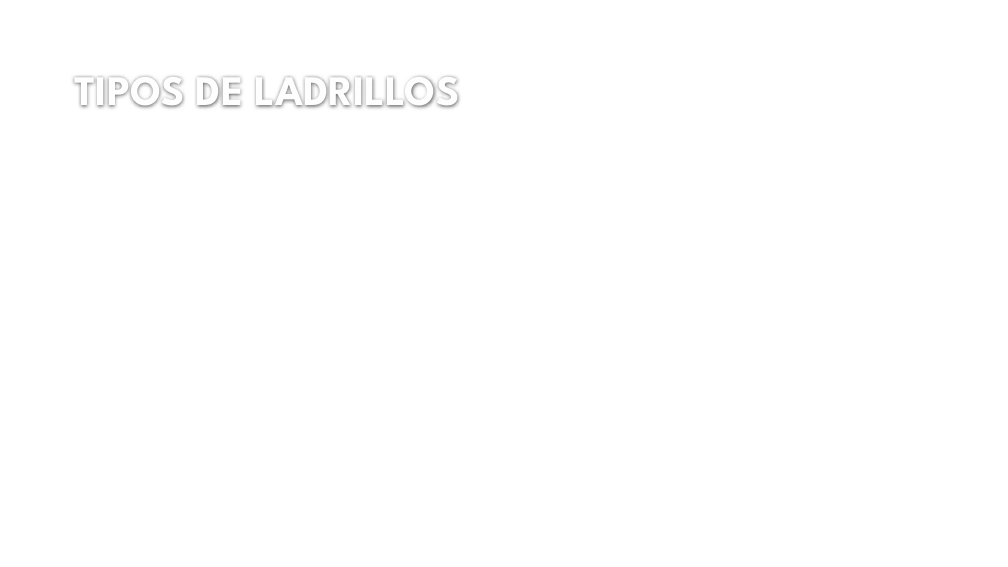
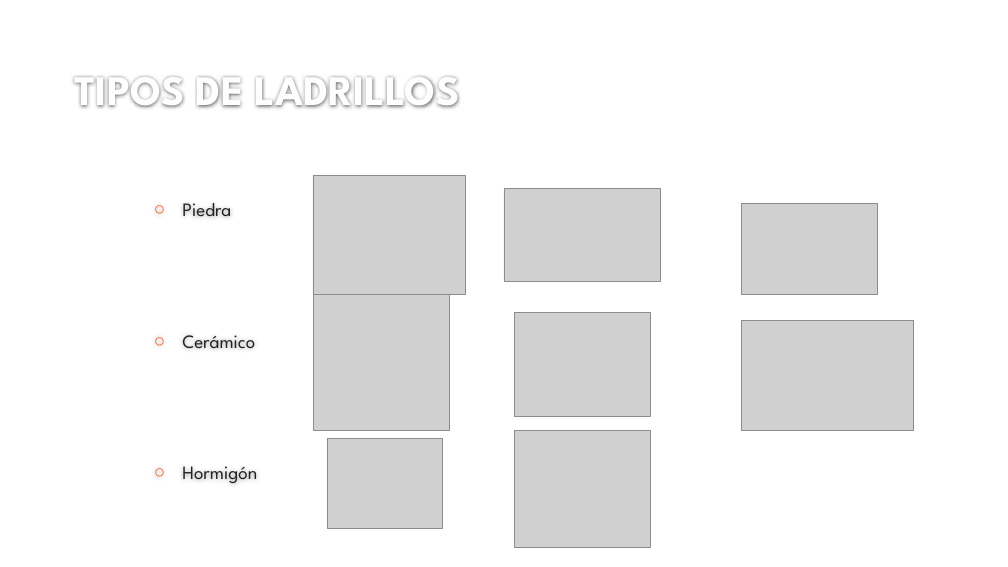
Before and after one commit to ppizarror/proyecto-CI6501, a slide deck: slide 3 of SISTEMAS CONSTRUCTIVOS EN ALBAÑILERIÁ.pptx (slide 5 before the commit). Drawn at 1008x567 pixels with LibreOffice and Linux fonts; fonts in the diff are those of the drawing; grey boxes stand for pictures; background and template pictures are left out. Boxes give left, top, right and bottom in pixels: in the first picture for what was removed or moved away, otherwise in the second. Text is boxed around its words. In the diff, an @@ line names an element or a change of style, - is before the commit and + after.

```diff
--- a/SISTEMAS CONSTRUCTIVOS EN ALBAÑILERIÁ.pptx
+++ b/SISTEMAS CONSTRUCTIVOS EN ALBAÑILERIÁ.pptx
@@ picture added at (x1=313, y1=175, x2=465, y2=294) @@
@@ text added at (x1=182, y1=203, x2=257, y2=483), 18 pt, text #212121 @@
+○ Piedra
+○ Cerámico
+○ Hormigón
@@ picture added at (x1=504, y1=188, x2=660, y2=281) @@
@@ picture added at (x1=741, y1=203, x2=877, y2=294) @@
@@ picture added at (x1=313, y1=294, x2=449, y2=430) @@
@@ picture added at (x1=514, y1=312, x2=650, y2=417) @@
@@ picture added at (x1=741, y1=321, x2=914, y2=430) @@
@@ picture added at (x1=327, y1=439, x2=442, y2=529) @@
@@ picture added at (x1=515, y1=430, x2=651, y2=547) @@
```
Also in this commit, not shown: 1 slide added, 3 slides removed.
